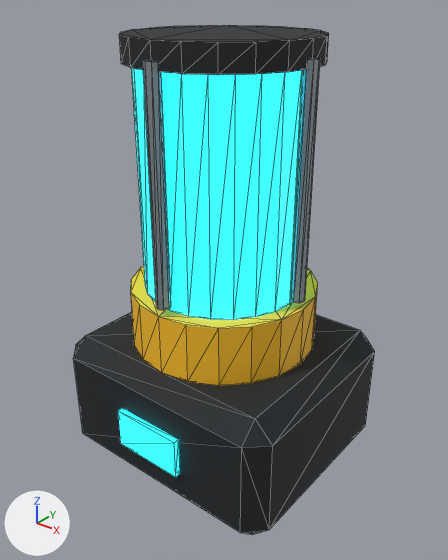
Two versions of the glTF model apps/web/public/env/m7/props/rescue_beacon.glb, one commit apart.
Rendered twice from a 50 mm camera at (0.468, -0.58, 0.624) aimed at (0.007, -0.005, 0.268). Every picture has the same lights, and +X, +Y and +Z are marked at lower left. The older version comes first. Mesh edges are drawn as thin lines. Where no turn or scale is listed for an object, it has been applied to the vertices.

Objects in the first picture: 'rescue_beacon__m7_dark_polymer', 'rescue_beacon__m7_galvanised_steel', 'rescue_beacon__m7_hazard_yellow', 'rescue_beacon__m7_rescue_cyan'.
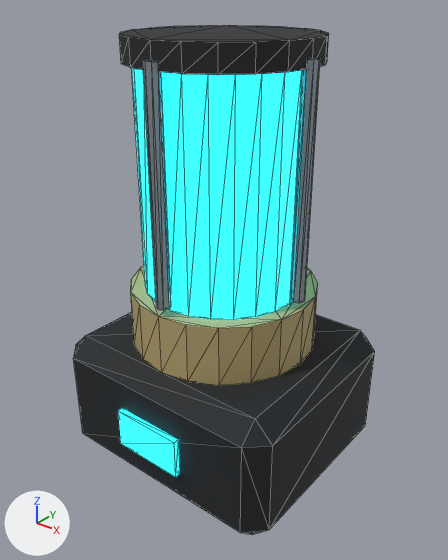
Changed parts and their boxes [x1, y1, x2, y2] in the pictures (448 x 560 px):
'rescue_beacon__m7_hazard_yellow', recoloured
    both: [131, 266, 318, 385]

Edits to the bpy script that builds the scene:
```text
Change mat_m7_hazard_yellow:
    mat_m7_hazard_yellow.base_color: (0.95, 0.52, 0.018) -> (0.46, 0.36, 0.16)  # yellow #f9bf24 -> yellow #b5a26f
```
